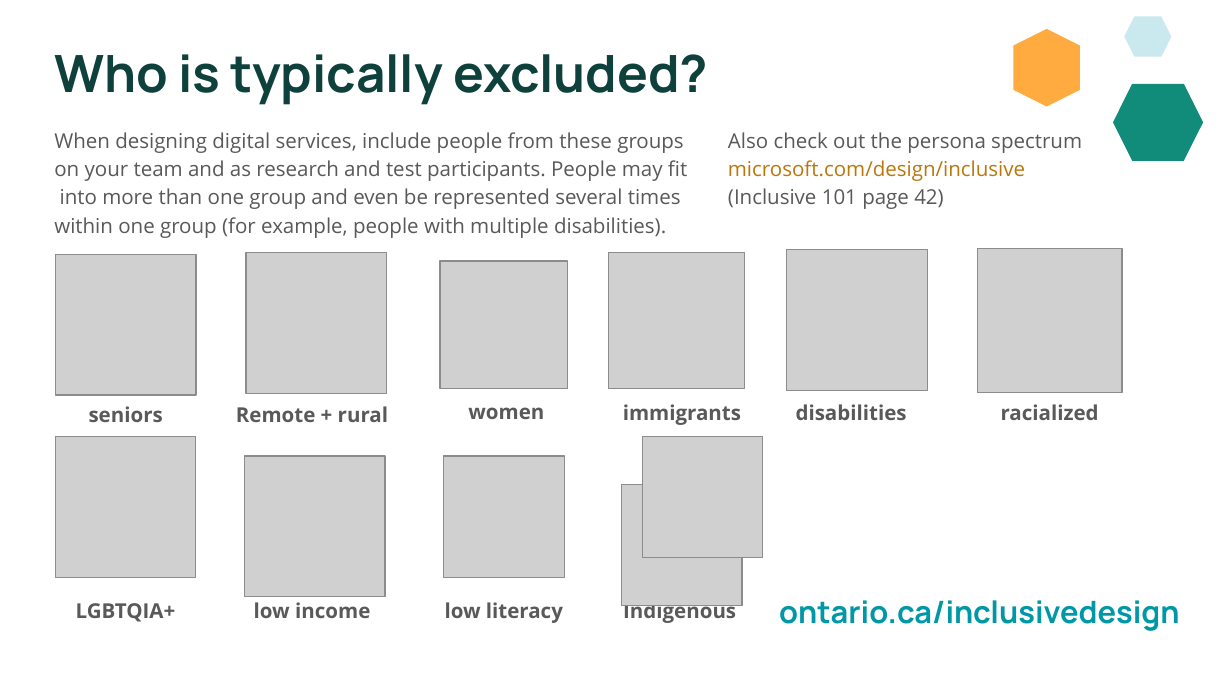
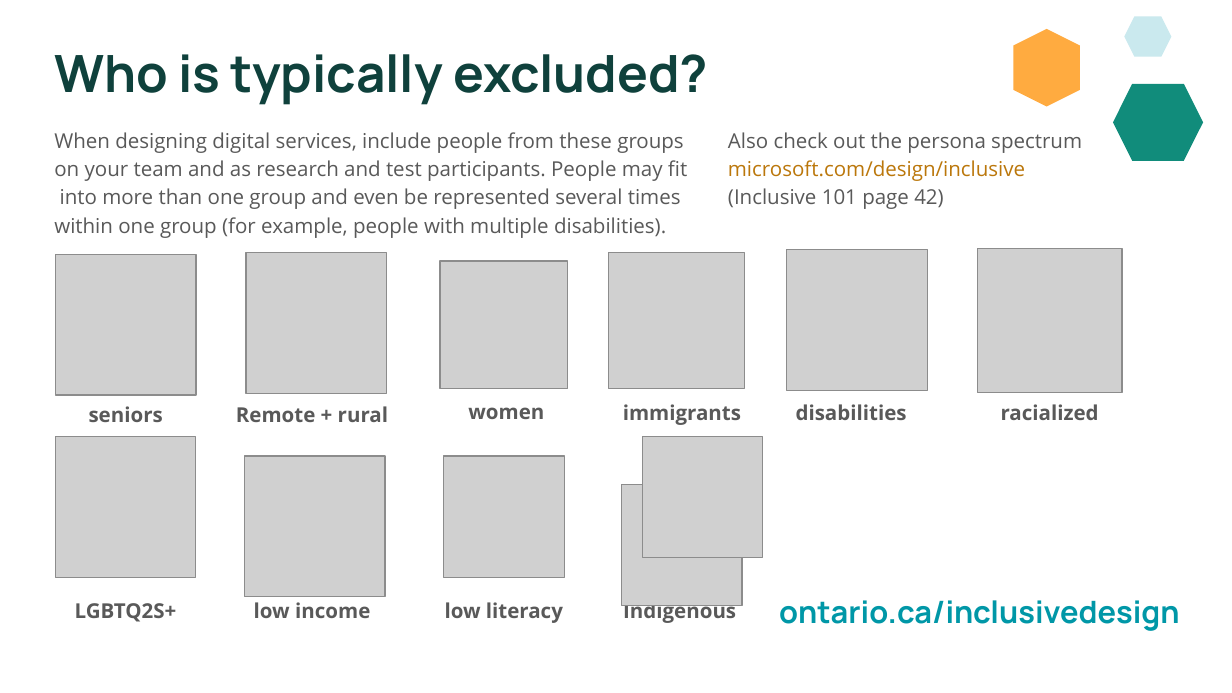
Before and after one commit to ongov/Inclusive-Design-Toolkit, a slide deck: slide 1 of excluded.pptx. Drawn at 1232x693 pixels with LibreOffice and Linux fonts; fonts in the diff are those of the drawing; grey boxes stand for pictures. Boxes give left, top, right and bottom in pixels: in the first picture for what was removed or moved away, otherwise in the second. Text is boxed around its words. In the diff, an @@ line names an element or a change of style, - is before the commit and + after.

```diff
--- a/excluded.pptx
+++ b/excluded.pptx
@@ text at (75,603,177,622): text changed @@
-LGBTQIA+
+LGBTQ2S+
```
Also in this commit, not shown: 3 other files.
